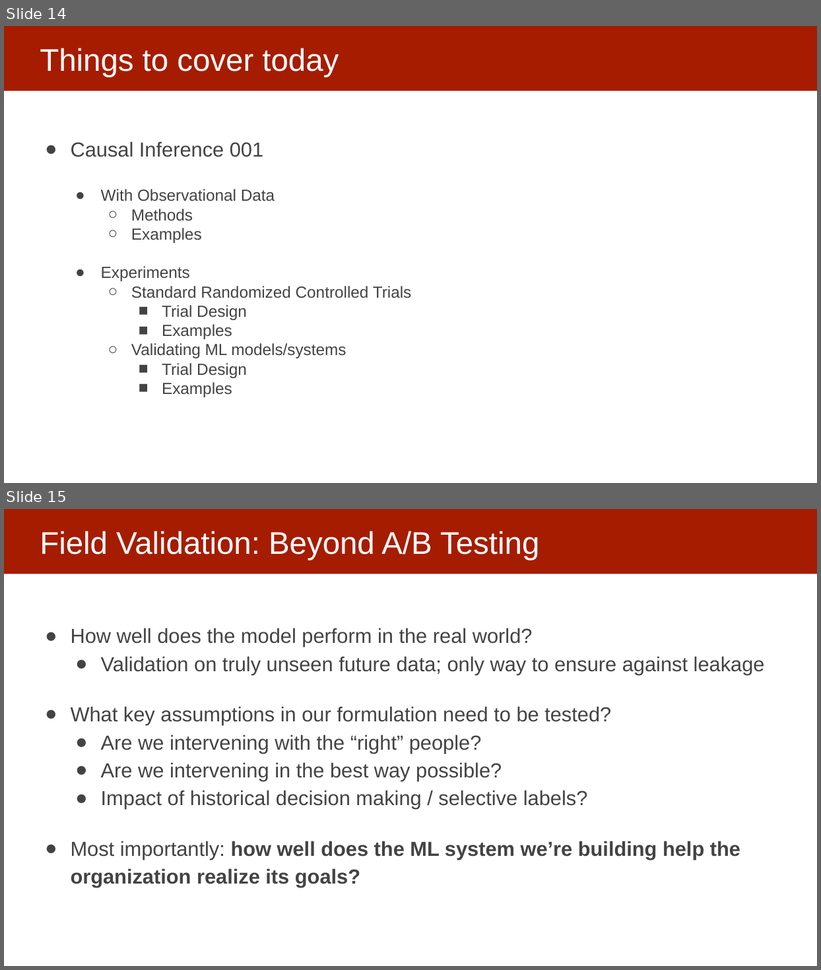
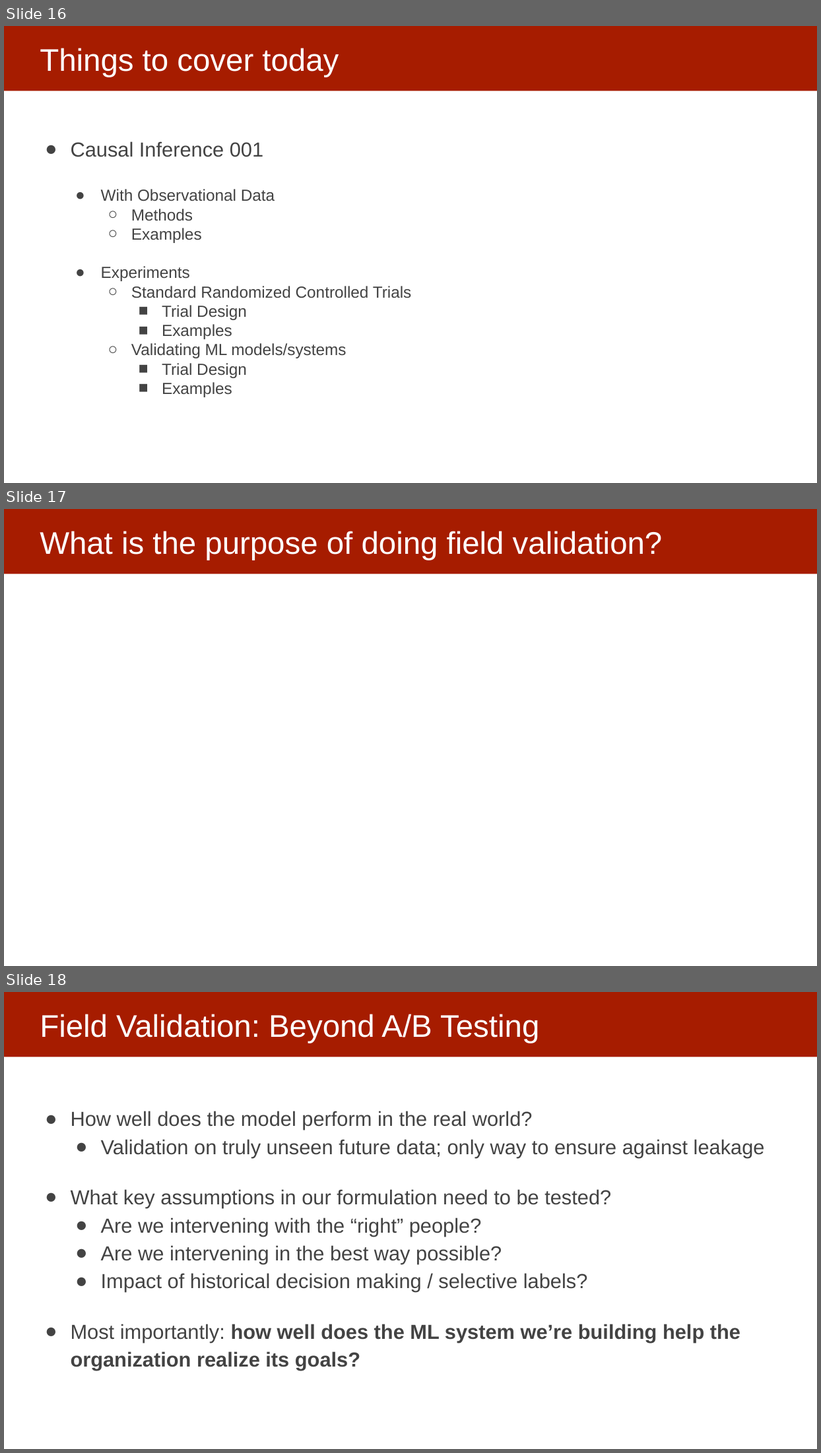
Before and after one commit to dssg/MLinPractice, a slide deck: Lectures/Lecture20-FieldValidation.pptx. Shown one above the other, each under a label of ours: slides 14 and 15 before the commit, slides 16, 17 and 18 after it. The pictures are 821x970 and 821x1453 pixels, drawn with LibreOffice and Linux fonts; fonts in the diff are those of the drawing. Boxes give left, top, right and bottom in pixels: in the first picture for what was removed or moved away, otherwise in the second. Text is boxed around its words. In the diff, an @@ line names an element or a change of style, - is before the commit and + after.

```diff
--- a/Lectures/Lecture20-FieldValidation.pptx
+++ b/Lectures/Lecture20-FieldValidation.pptx
@@ slide 17 added at box(4, 509, 817, 966), background #FFFFFF; not listed: 1 template element that a slide beside it also shows @@
@@ title added at box(40, 531, 663, 560), 37 pt, text #FFFFFF @@
+What is the purpose of doing field validation?
@@ what was slide 14 is now slide 16 @@
@@ what was slide 15 is now slide 18 @@
```
Also in this commit, not shown: 4 slides changed, 9 other slides added.
